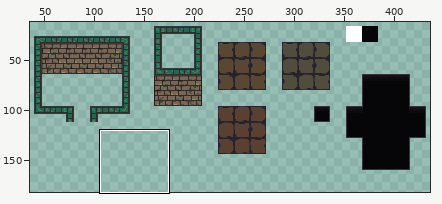
Sprite sheet, stored at Assets/Images/DungeonTileset.png. The picture above shows the old version from afar; the outline marks the close-up.
Close-up. Old version:
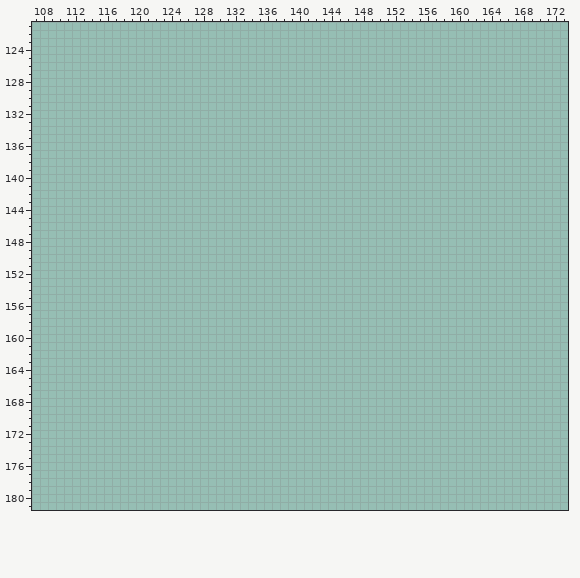
The file is 448x192 pixels. Colours within 5 levels of each other are drawn and written as one. Shown: x 107..173, y 121..181. The wide view leaves out empty margins. The commit also changed other parts of the picture, which this record leaves out.
Once edited:
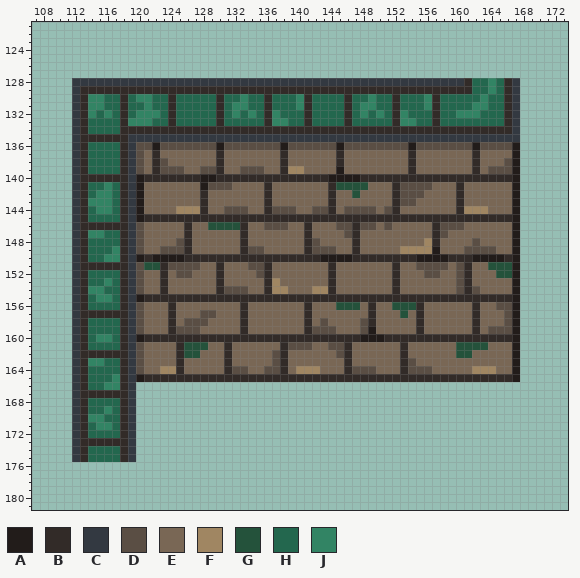
Palette (. is transparent): A #221c1a  B #322b28  C #333941  D #5a4e44  E #796755  F #a08662  G #24523b  H #23674e  J #328464
Changes in this commit:
y 128: x 112..167 ........................................................ -> CCCCCCCCCCCCCCCCCCCCCCCCCCCCCCCCCCCCCCCCCCCCCCCCCBHHJHBC
y 129: x 112..167 ........................................................ -> CBBBBBBBBBBBBBBBBBBBBBBBBBBBBBBBBBBBBBBBBBBBBBBBBBHHJHBC
y 130: x 112..167 ........................................................ -> CBJJHHBHJJHHBHHHHHBHHJHHBHHHJBHHHHBHHJHHBHHHJBHHHHHJHHBC
y 131: x 112..167 ........................................................ -> CBJJHHBHHJHHBHHHHHBHJJHHBHHHJBHHHHBHJJHHBHHHJBHHHHJJHHBC
y 132: x 112..167 ........................................................ -> CBJHJHBHJJJHBHHHHHBHJHJHBJHHHBHHHHBHJHJHBJHHHBHHJJJHHHBC
y 133: x 112..167 ........................................................ -> CBHHHHBJJJHHBHHHHHBHHHHHBJJHHBHHHHBHHHHHBJJHHBHHHHHHHHBC
y 134: x 112..167 ........................................................ -> CBHHHHBBBBBBBBBBBBBBBBBBBBBBBBBBBBBBBBBBBBBBBBBBBBBBBBBC
y 135: x 112..167 ........................................................ -> CBBBBBBCCCCCCCCCCCCCCCCCCCCCCCCCCCCCCCCCCCCCCCCCCCCCCCCC
y 136: x 112..167 ........................................................ -> CBHHHHBCDDADDDDDDDADDDDDDDADDDDDDADDDDDDDDADDDDDDDADDDDA
y 137: x 112..167 ........................................................ -> CBHHHHBCDEBEEEEEEEBEEEEEEEBEEEEEEBEEEEEEEEBEEEEEEEBEEEEA
y 138: x 112..167 ........................................................ -> CBHHHHBCDEBDEEEEEEBEEEEEEEBEEEEEEBEEEEEEEEBEEEEEEEBEEEDA
y 139: x 112..167 ........................................................ -> CBHHHHBCDEBDDDEEDDBEEDDDEEBFFEEEEAEEEEEEEEBEEEEEEEBEDDDA
y 140: x 112..167 ........................................................ -> CBBBBBBCABBBBBBBAABBBBBBBBBBBBBBAAAABBBBBBBBBBBBBBBBBBBA
y 141: x 112..167 ........................................................ -> CBHHJHBCAEEEEEEEADDDEEEEBEEEEEEEBGGGGEEEBDDDDEEEBEEEEEEA
y 142: x 112..167 ........................................................ -> CBHJJHBCAEEEEEEEBEEEEEEEBEEEEEEEBEEGEEEEBDDDEEEEBEEEEEEA
y 143: x 112..167 ........................................................ -> CBJJJHBCAEEEEEEEBEEEEEEEBEEEEEEEBEEEEEEEBDDEEEEEBEEEEEEA
y 144: x 112..167 ........................................................ -> CBHJJHBCAEEEEFFFBEEDDDEEBDDDEEDDBEDDDDEDBEEEEEEEBFFFEEEA
y 145: x 112..167 ........................................................ -> CBHHHHBCABBBBBBBBBBBBBBBBBBBBBBBBBBBBBBBBBBBBBBBBBBBBBBA
y 146: x 112..167 ........................................................ -> CBBBBBBCDEEEEEBEEGGGGBEEDDDEEBEEEDDBDDEDEEEEEBDDDEEEEEEA
y 147: x 112..167 ........................................................ -> CBJJHHBCDEEEEEBEEEEEEBEEEEEEEBEEEEDBEEEEEEEEEBDEEEEEEEEA
y 148: x 112..167 ........................................................ -> CBHHHHBCDEEEEDBEEEEEEBEEEEEEEBDEEEEBEEEEEEEEFBEEEEDEEEEA
y 149: x 112..167 ........................................................ -> CBHHHJBCDEEDDDBEEEEEEBDDEEEEEBDDDEEBEEEEEFFFFAEEEDDDDEEA
y 150: x 112..167 ........................................................ -> CBHHJJBCABAAAABBBBBBBBBBBBBBBBBAAAABBBBBBBBAAAABBBAAAABA
y 151: x 112..167 ........................................................ -> CBBBBBBCDGGBDDDDEEBEEEDDBEEEEEEEBEEEEEEEBEEDDDDEDBEEGGGA
y 152: x 112..167 ........................................................ -> CBHHHHBCDEEBEDDEEEBEEEEDBEEEEEEEBEEEEEEEBEEEDDEEDBEEEGGA
y 153: x 112..167 ........................................................ -> CBHHJHBCDEEBEEEEEEBEEEEEBFEEEEEEBEEEEEEEBEEEEEEEDBEEEEEA
y 154: x 112..167 ........................................................ -> CBJJHHBCDEEBEEEEEEBDDDEEBFFEEEFFBEEEEEEEBEEEEEEEDBDEEEEA
y 155: x 112..167 ........................................................ -> CBHJJHBCABBBBBBBBBBBBBBBBBBBBBBBBBBBBBBBBBBBBBBBBBBBBBBA
y 156: x 112..167 ........................................................ -> CBHHHHBCDEEEBEEEEEEEEBEEEEEEEBEEEGGGEBEEGGGBEEEEEEBEEDDA
y 157: x 112..167 ........................................................ -> CBBBBBBCDEEEBEEEDDEEEBEEEEEEEBEEEEEEEBEEEGEBEEEEEEBEEEDA
y 158: x 112..167 ........................................................ -> CBHHHHBCDEEEBEDDDEEEEBEEEEEEEBEDEEEEDBEEEEEBEEEEEEBEEEDA
y 159: x 112..167 ........................................................ -> CBHHHHBCDEEEBDDDEEEEEBEEEEEEEBDDDEEEDAEEEEEBEEEEEEBEDDDA
y 160: x 112..167 ........................................................ -> CBHJJHBCABBBBBBBBBBBBBBBBBBBBBBBBBBBAAABBBBBBBBBBBBBBBBA
y 161: x 112..167 ........................................................ -> CBHHHHBCDEEEEBGGGEEBEEEEEEBDDDEEDDBEEEEEEBEEEEEEGGGGEEEA
y 162: x 112..167 ........................................................ -> CBBBBBBCDEEEEBGGEEEBEEEEEDBEEEEEEDBEEEEEEBEEEEEEGGEEEEEA
y 163: x 112..167 ........................................................ -> CBJJHHBCDEEEEBEEEEEBEEEEEDBEEEEEEEBEEEEEEBDEEEEEEEEEEEEA
y 164: x 112..167 ........................................................ -> CBHHHHBCDEEFFBEEEEEBDDEEDDBEFFFEEEBDDDEEEBDDDEEEEEFFFEEA
y 165: x 112..167 ........................................................ -> CBHHHJBCABBBBBBBBBBBBBBBBBBBBBBBBBBBBBBBBBBBBBBBBBBBBBBA
y 166: x 112..119 ........ -> CBHHJJBC
y 167: x 112..119 ........ -> CBBBBBBC
y 168: x 112..119 ........ -> CBHHHHBC
y 169: x 112..119 ........ -> CBHHJHBC
y 170: x 112..119 ........ -> CBJJHHBC
y 171: x 112..119 ........ -> CBHJJHBC
y 172: x 112..119 ........ -> CBHHHHBC
y 173: x 112..119 ........ -> CBBBBBBC
y 174..175: x 112..119 ........ -> CBHHHHBC
Boxes around the changes in both close-ups, in picture pixels (x1, y1, x2, y2):
added: (72, 78, 520, 462)
